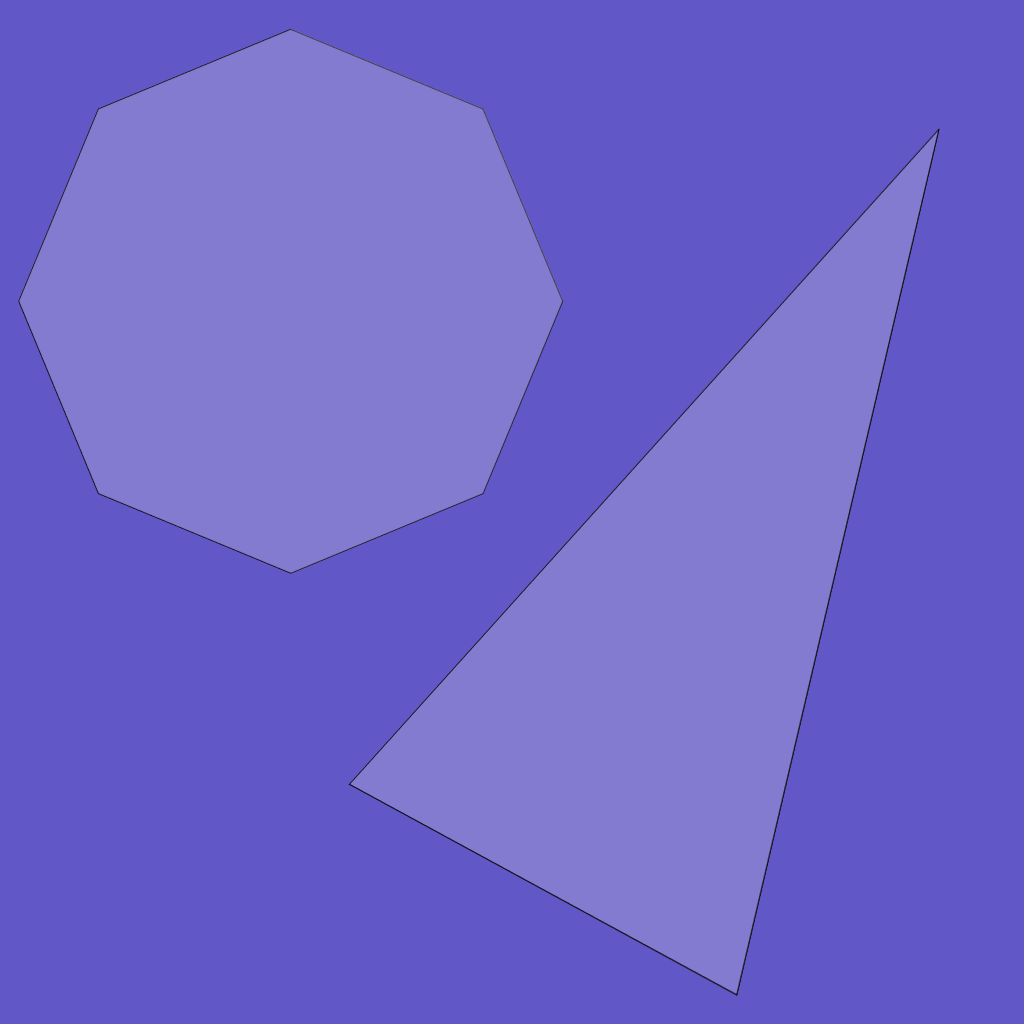
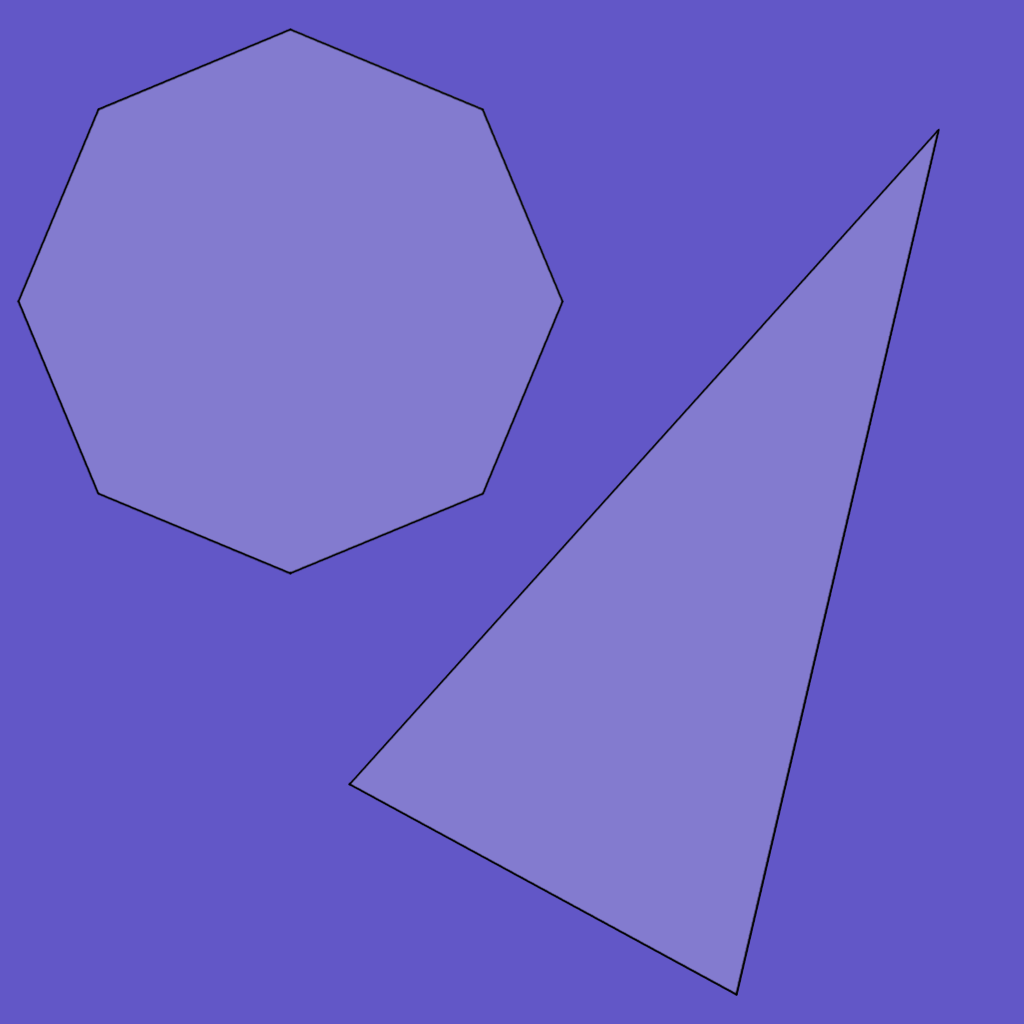
Two versions of the same layered image (1024x1024). Layer-by-layer changes:
painted on "cone.png" over [16,28,940,996]
